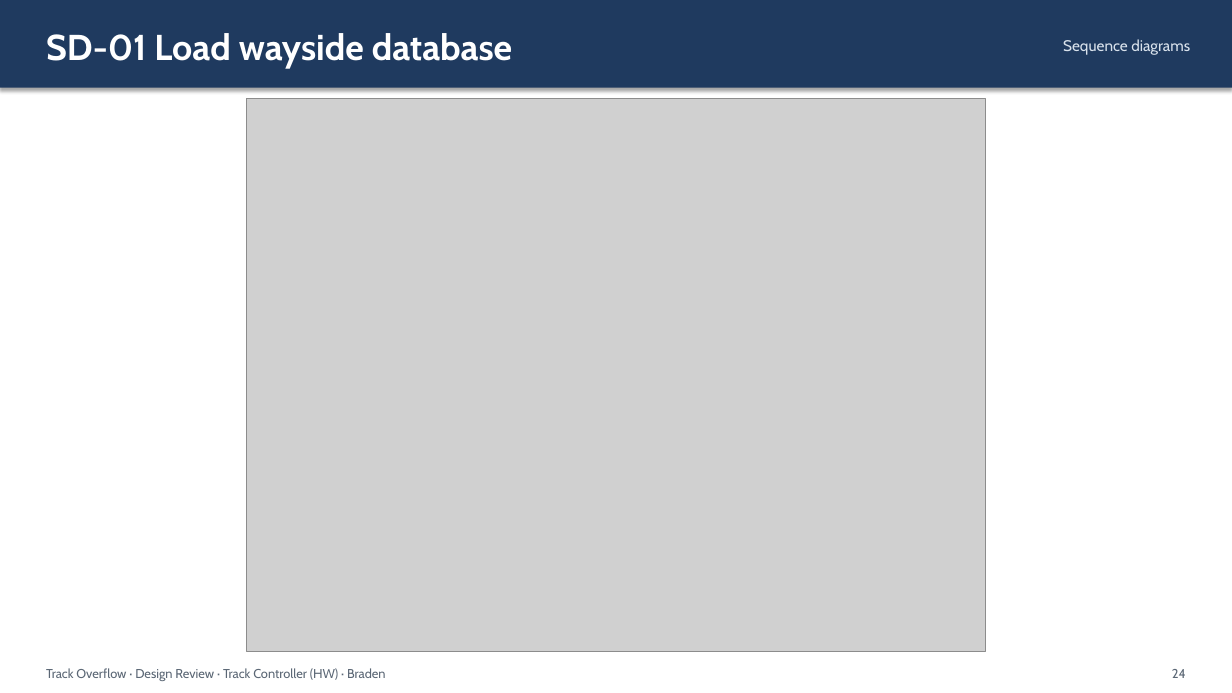
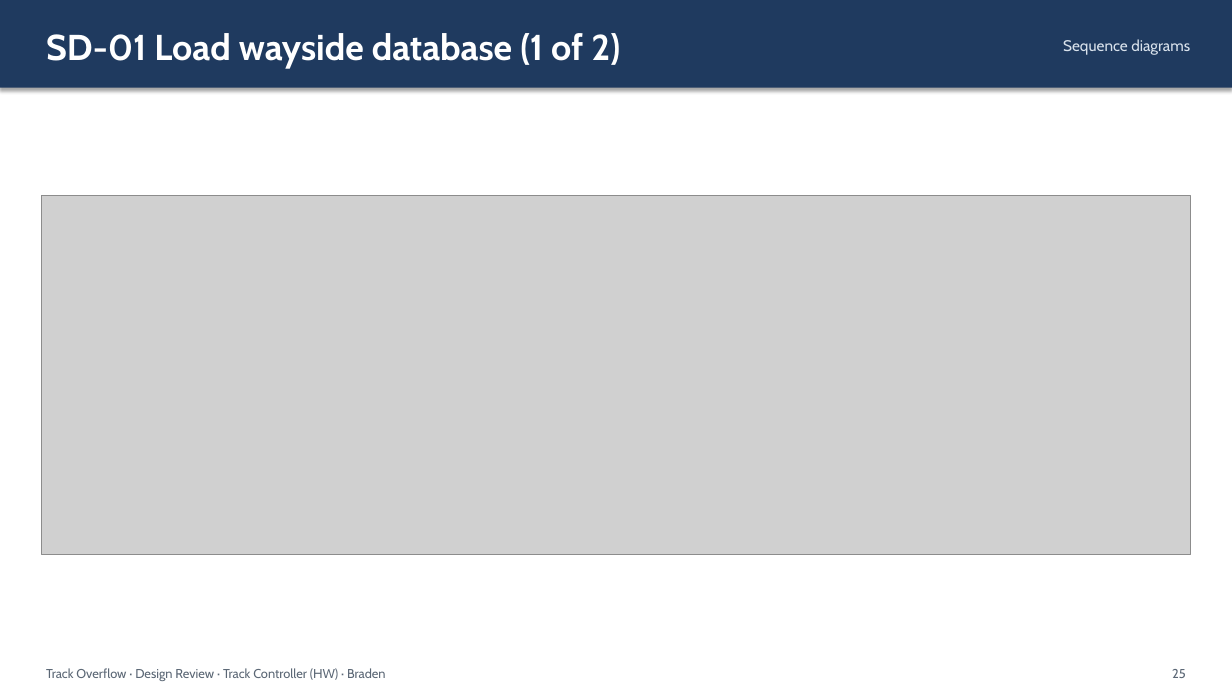
Before and after one commit to Landiss04/Track-Overflow, a slide deck: slide 25 of documents/slides/design_review_track_ctrl_hw.pptx (slide 24 before the commit). Drawn at 1232x693 pixels with LibreOffice and Linux fonts; fonts in the diff are those of the drawing; grey boxes stand for pictures. Boxes give left, top, right and bottom in pixels: in the first picture for what was removed or moved away, otherwise in the second. Text is boxed around its words. In the diff, an @@ line names an element or a change of style, - is before the commit and + after.

```diff
--- a/documents/slides/design_review_track_ctrl_hw.pptx
+++ b/documents/slides/design_review_track_ctrl_hw.pptx
@@ text at [46,33,620,68]: text changed @@
-SD-01 Load wayside database
+SD-01 Load wayside database (1 of 2)
@@ picture: place and size @@
-picture at [247,99,985,652]
+picture at [42,196,1190,555]
@@ text at [1172,669,1186,678]: text changed @@
-24
+25
```
Also in this commit, not shown: 14 other slides changed, 3 slides added, 4 other files.
